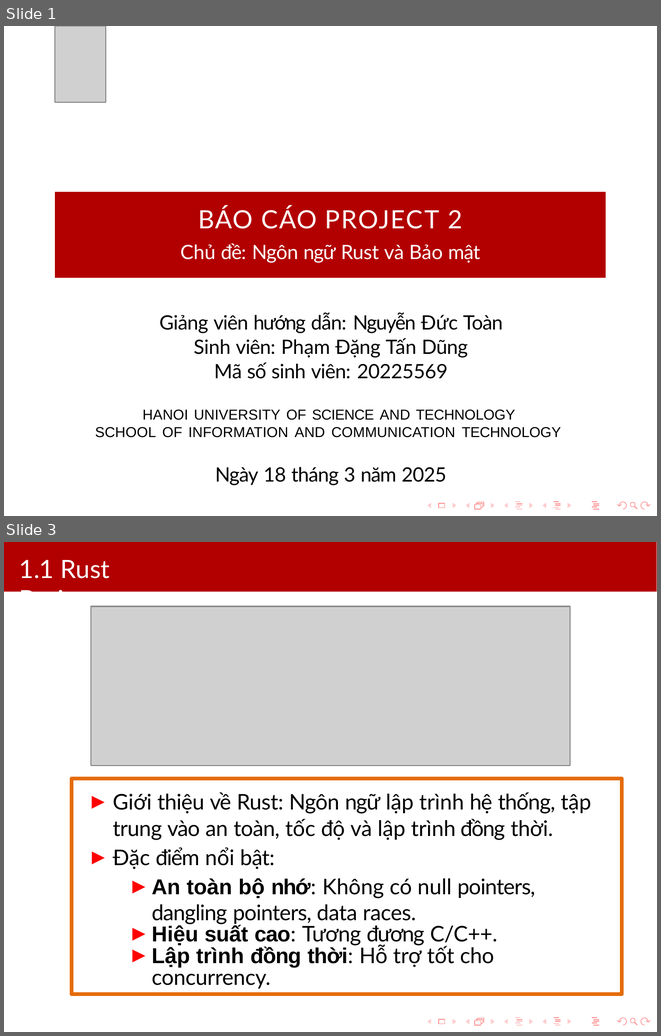
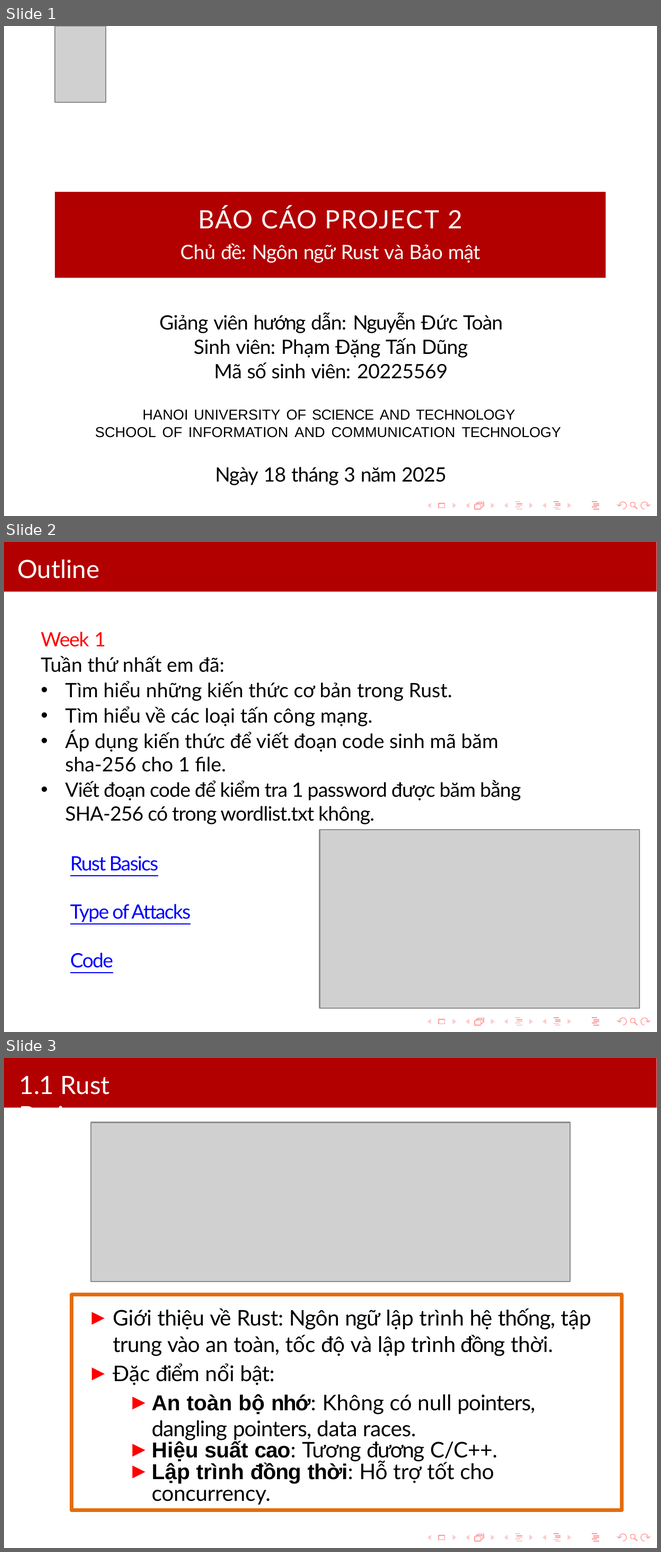
Before and after one commit to dungfundopt/Project_2_Rust, a slide deck: Week1/Week1.pptx. Shown one above the other, each under a label of ours: slides 1 and 3 before the commit, slides 1, 2 and 3 after it; the slides between them are not shown. The pictures are 661x1036 and 661x1552 pixels, drawn with LibreOffice and Linux fonts; fonts in the diff are those of the drawing; grey boxes stand for pictures. Boxes give left, top, right and bottom in pixels: in the first picture for what was removed or moved away, otherwise in the second. Text is boxed around its words. In the diff, an @@ line names an element or a change of style, - is before the commit and + after.

```diff
--- a/Week1/Week1.pptx
+++ b/Week1/Week1.pptx
@@ slide 2 added at (x1=4, y1=542, x2=657, y2=1032), background #FFFFFF; not listed: 15 template elements that a slide beside it also shows @@
@@ freeform shape added at (x1=4, y1=542, x2=657, y2=591), fill #B20000 @@
@@ text added at (x1=17, y1=559, x2=100, y2=579), 14 pt, text #FFFFFF @@
+Outline
@@ text added at (x1=41, y1=632, x2=521, y2=968), 11 pt, text #000000 @@
+Week 1
+Tuần thứ nhất em đã:
+• Tìm hiểu những kiến thức cơ bản trong Rust.
+• Tìm hiểu về các loại tấn công mạng.
+• Áp dụng kiến thức để viết đoạn code sinh mã băm sha-256 cho 1 file.
+• Viết đoạn code để kiểm tra 1 password được băm bằng SHA-256 có trong wordlist.txt không.
+Rust Basics
+Type of Attacks
+Code
@@ picture added at (x1=320, y1=830, x2=640, y2=1008) @@
```
Also in this commit, not shown: 1 slide removed, 1 other file.
